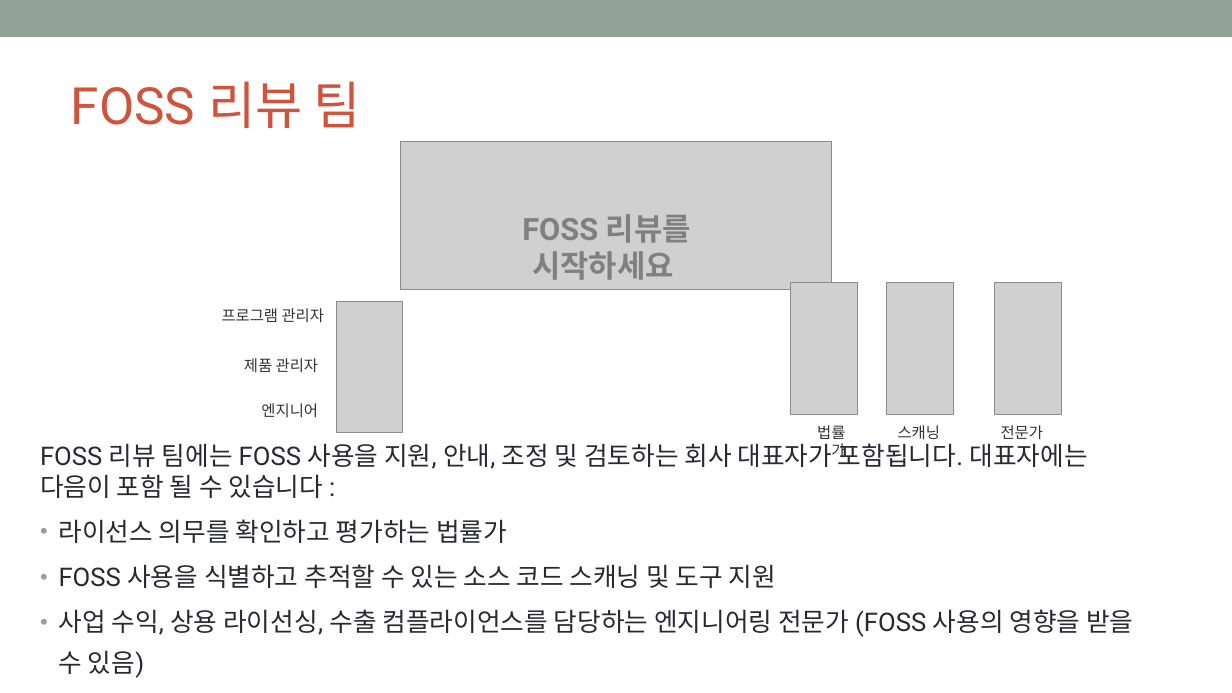
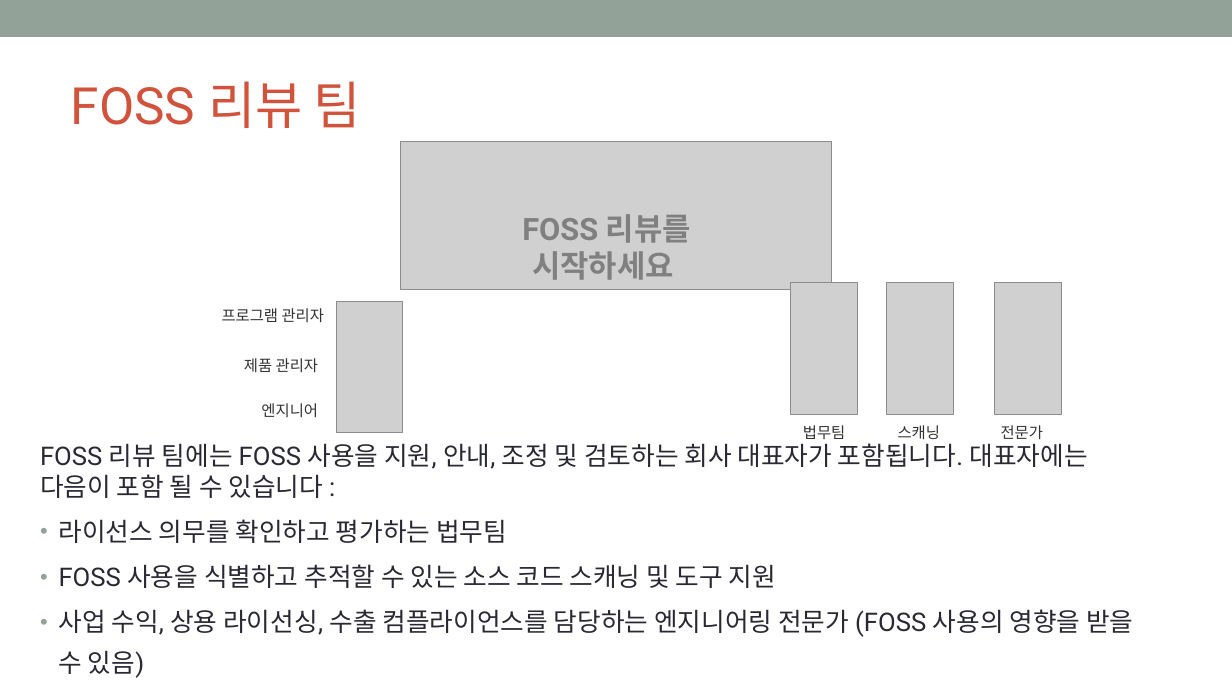
Before and after one commit to OpenChain-KWG/Curriculum-Translation-KR, a slide deck: slide 46 of target/slides/openchain-curriculum-for-1-1.pptx. Drawn at 1232x693 pixels with LibreOffice and Linux fonts; fonts in the diff are those of the drawing; grey boxes stand for pictures; background and template pictures are left out. Boxes give left, top, right and bottom in pixels: in the first picture for what was removed or moved away, otherwise in the second. Text is boxed around its words. In the diff, an @@ line names an element or a change of style, - is before the commit and + after.

```diff
--- a/target/slides/openchain-curriculum-for-1-1.pptx
+++ b/target/slides/openchain-curriculum-for-1-1.pptx
@@ text at (803,425,845,439): text changed @@
-법률가
+법무팀
@@ text at (59,519,507,543): text changed @@
-• 라이선스 의무를 확인하고 평가하는 법률가
+• 라이선스 의무를 확인하고 평가하는 법무팀
```
Also in this commit, not shown: 10 other slides changed, 8 other files.
